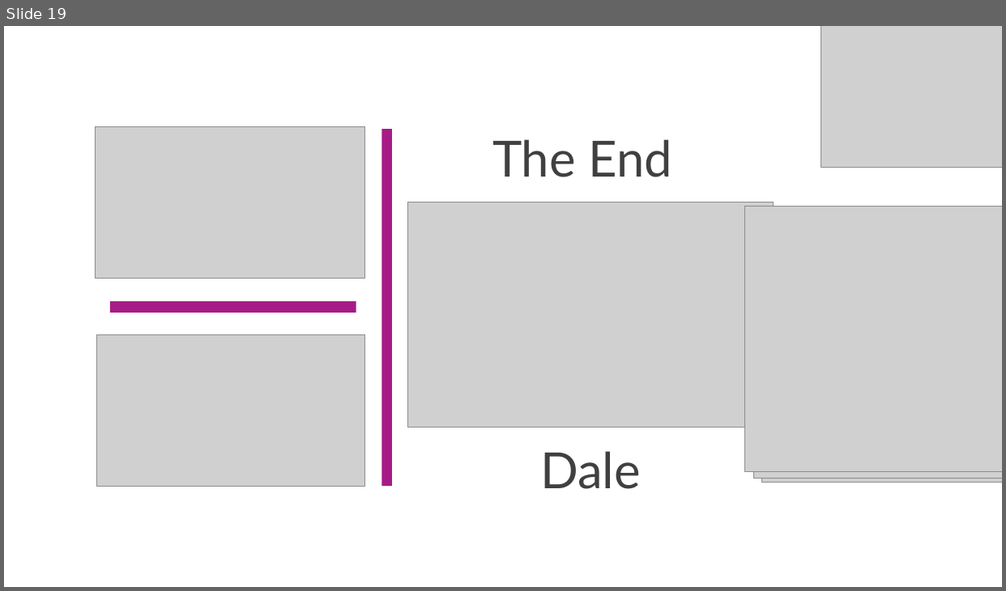
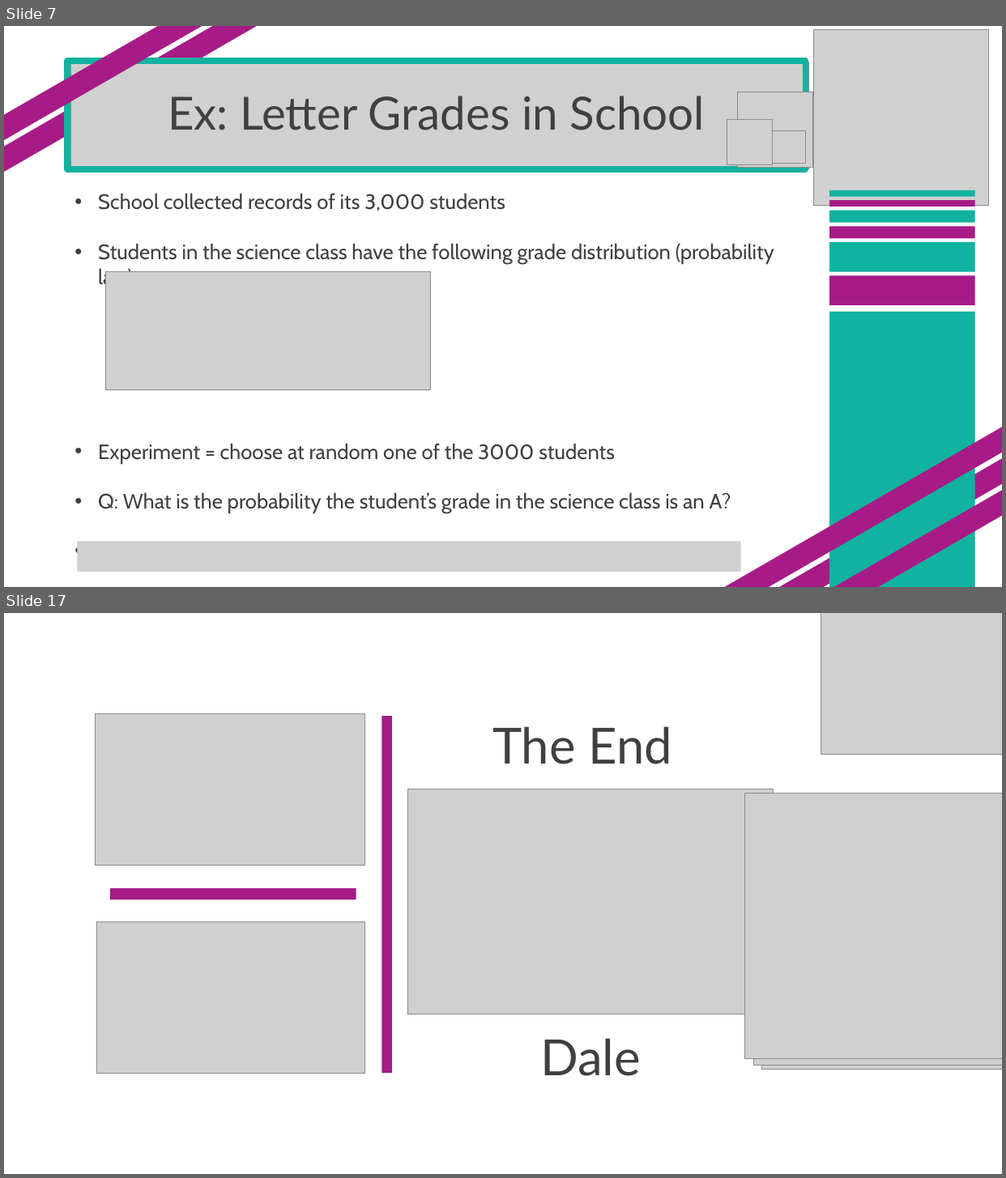
Before and after one commit to SuperMarioGiacomazzo/STOR305_WEBSITE, a slide deck: Lectures/Lecture 26/Lecture 26.pptx. Shown one above the other, each under a label of ours: slide 19 before the commit, slides 7 and 17 after it; the slides between them are not shown. The pictures are 1006x591 and 1006x1178 pixels, drawn with LibreOffice and Linux fonts; fonts in the diff are those of the drawing; grey boxes stand for pictures. Boxes give left, top, right and bottom in pixels: in the first picture for what was removed or moved away, otherwise in the second. Text is boxed around its words. In the diff, an @@ line names an element or a change of style, - is before the commit and + after.

```diff
--- a/Lectures/Lecture 26/Lecture 26.pptx
+++ b/Lectures/Lecture 26/Lecture 26.pptx
@@ slide 7 added at (4,26,1002,587), background #FFFFFF @@
@@ rectangle added at (4,26,268,184), fill #A71B86 @@
@@ rectangle added at (4,26,253,160), fill #A71B86 @@
@@ picture added at (813,30,988,205) @@
@@ title added at (68,61,806,169), outline #11B29F 6 pt, 44 pt, text #404040 @@
+Ex: Letter Grades in School
@@ picture added at (70,62,809,169) @@
@@ picture added at (738,92,812,168) @@
@@ picture added at (727,120,772,165) @@
@@ picture added at (773,130,806,164) @@
@@ text added at (98,193,774,565), 20 pt, text #404040 @@
+• School collected records of its 3,000 students
+• Students in the science class have the following grade distribution (probability law)
+• Experiment = choose at random one of the 3000 students
+• Q: What is the probability the student’s grade in the science class is an A?
+• Q: What is the probability the student’s grade is C or higher?
@@ rectangle added at (829,190,975,197), fill #11B29F @@
@@ rectangle added at (829,200,975,207), fill #A71B86 @@
@@ rectangle added at (829,210,975,222), fill #11B29F @@
@@ rectangle added at (829,227,975,238), fill #A71B86 @@
@@ rectangle added at (829,242,975,272), fill #11B29F @@
@@ picture added at (106,272,431,390) @@
@@ rectangle added at (829,276,975,306), fill #A71B86 @@
@@ rectangle added at (829,312,975,587), fill #11B29F @@
@@ rectangle added at (701,408,1002,587), fill #A71B86 @@
@@ rectangle added at (765,431,1002,587), fill #A71B86 @@
@@ rectangle added at (778,455,1002,587), fill #A71B86 @@
@@ picture added at (78,542,741,572) @@
@@ what was slide 19 is now slide 17 @@
```
Also in this commit, not shown: 14 other slides added, 17 slides removed, 59 other files.
